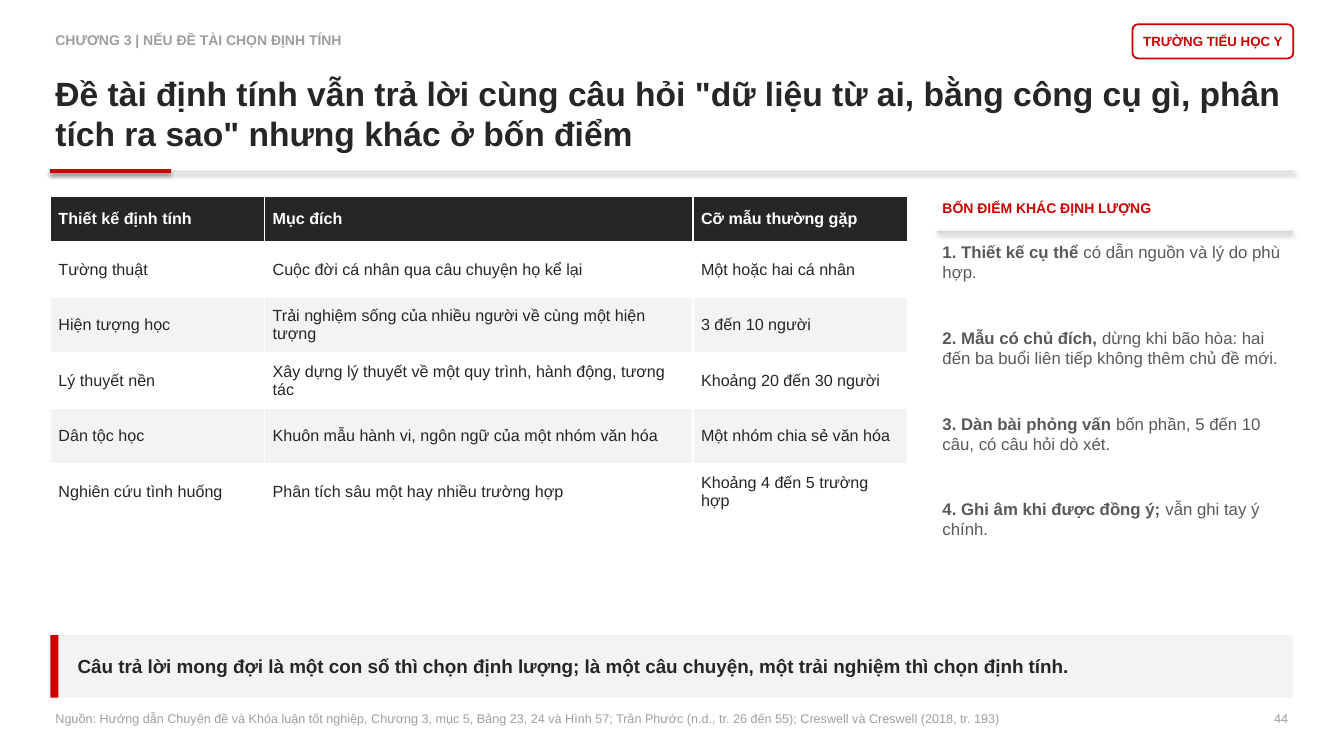
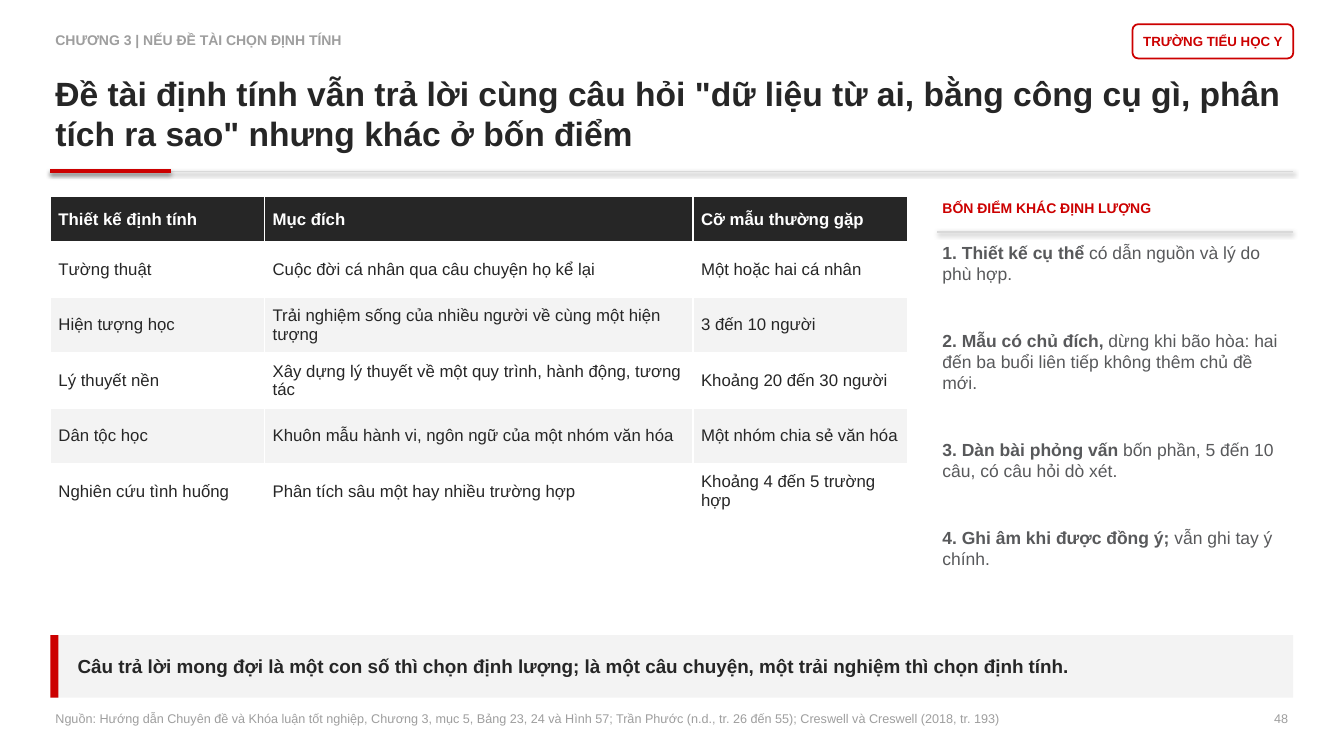
Before and after one commit to johnneinadlerr0353-bot/sachhuongdan, a slide deck: slide 48 of Core_Slide_2_HD2_Bain.pptx (slide 44 before the commit). Drawn at 1344x756 pixels with LibreOffice and Linux fonts; fonts in the diff are those of the drawing. Boxes give left, top, right and bottom in pixels: in the first picture for what was removed or moved away, otherwise in the second. Text is boxed around its words. In the diff, an @@ line names an element or a change of style, - is before the commit and + after.

```diff
--- a/Core_Slide_2_HD2_Bain.pptx
+++ b/Core_Slide_2_HD2_Bain.pptx
@@ table at (x1=50, y1=197, x2=906, y2=519) @@
@@ size 11.5 to 12 pt @@
@@ text "1. Thiết kế cụ thể ..." at (x1=942, y1=246, x2=1277, y2=565): size 12 to 12.5 pt @@
@@ text at (x1=1274, y1=714, x2=1288, y2=723): text changed @@
-44
+48
```
Also in this commit, not shown: 93 other slides changed, 4 slides added, 1 other file.
